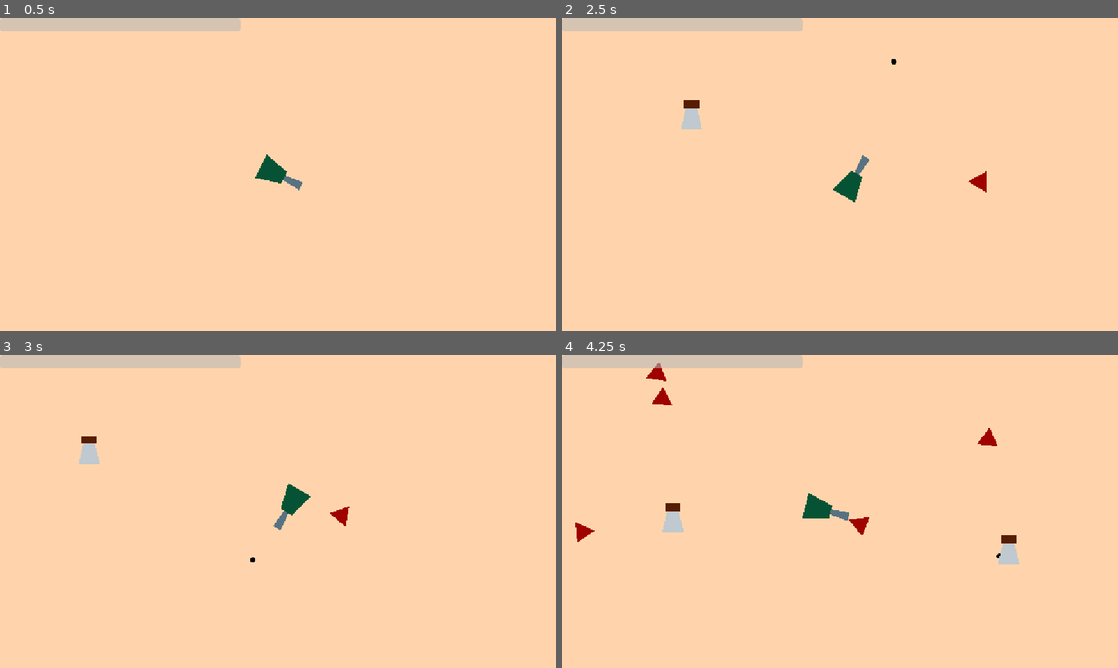
Above: before the commit, frames 1-4 (two rows, left to right).
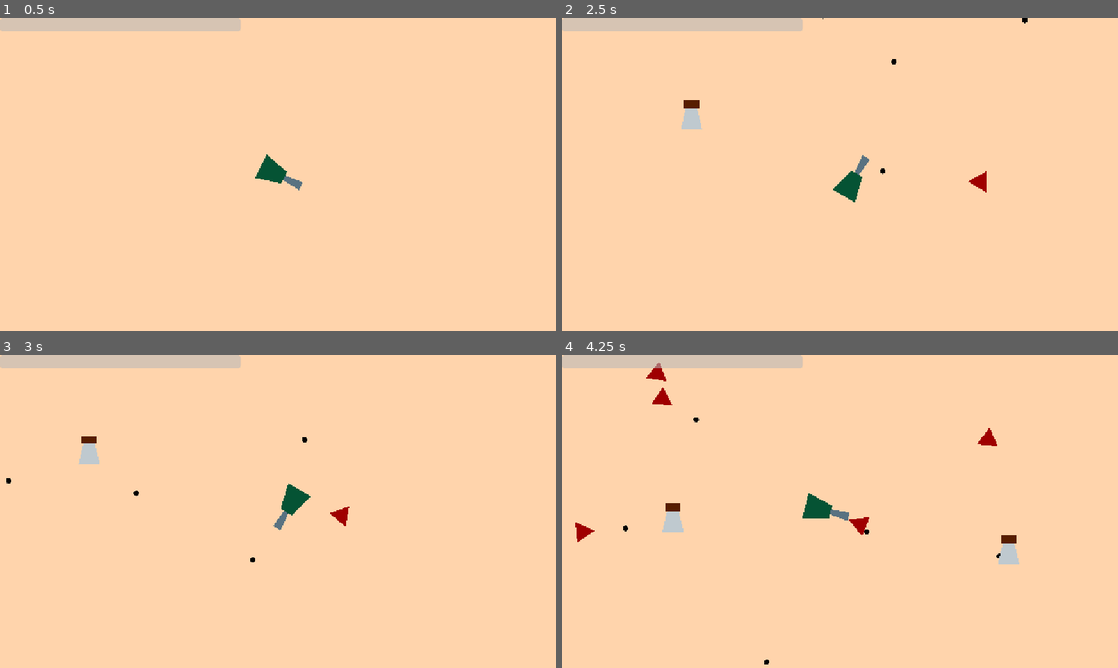
Above: after the commit, the same moments.

Repository: Crash-Out-Engine/NUS-Orbital-2025
Game: Godot game, scene res://scenes/game.tscn
Same seed, same stepped clock (60 frames per second), same inputs: the game is played once before the commit and once after it.
Inputs (mouse positions are in pixels of both pictures, inside the frame that each line leads up to):
- Up to frame 1 (0.5 s): no input
- Up to frame 2 (2.5 s): tap Enter at 0.5 s; move the mouse to (962, 158) at 0.52 s; hold D (right) 0.53-1.28 s; click (962, 158) at 0.6 s; move the mouse to (728, 190) at 1.27 s; hold S (down) 1.28-2.03 s; tap Shift (add turret) at 1.35 s; click (728, 190) at 1.55 s; move the mouse to (895, 105) at 2.02 s; hold D (right) from 2.03 s (still down); click (895, 105) at 2.1 s
- Up to frame 3 (3 s): move the mouse to (250, 574) at 2.77 s; release D (right) at 2.78 s; hold W (up) from 2.78 s (still down); click (250, 574) at 2.85 s
- Up to frame 4 (4.25 s): move the mouse to (1006, 558) at 3.52 s; release W (up) at 3.53 s; hold A (left) from 3.53 s (still down); hold Shift (add turret) from 3.53 s (still down); click (1006, 558) at 3.8 s

Frame 1 is identical in both runs. In frame 2, less than 0.1% of the frame differs, in the area x 46-84%, y 0-50%; in frame 3, less than 0.1%; in frame 4, less than 0.1%, in the area x 11-56%, y 20-99%.

Commit message:
feat: enemies can shoot projectiles

Diff:
--- a/components/effectable/entity/ranged_cooldown.gd
+++ b/components/effectable/entity/ranged_cooldown.gd
@@ -6,13 +6,13 @@
 var timer: Timer = Timer.new()
 
 func _ready() -> void:
-    value = ranged_cooldown
-    timer.one_shot = true
-    add_child(timer)
+	value = ranged_cooldown
+	timer.one_shot = true
+	add_child(timer)
 
 func try_ranged() -> bool:
-    if timer.is_stopped():
-        timer.start(value)
-        return true
-    else:
-        return false
+	if timer.is_stopped():
+		timer.start(value)
+		return true
+	else:
+		return false
--- a/components/ranged.gd
+++ b/components/ranged.gd
@@ -1,22 +1,40 @@
+@tool
 class_name Ranged extends Node2D
 
 var bullet_scene = preload("res://scenes/bullet.tscn")
 
-@export var ranged_cooldown: RangedCooldown
-@export var ranged_damage: float
-@export var barrel: Node2D
+@export var ranged_cooldown: RangedCooldown:
+	set(value):
+		ranged_cooldown = value
+		update_configuration_warnings()
+@export var ranged_damage: float = 0.0
+@export var barrel: Node2D:
+	set(value):
+		barrel = value
+		update_configuration_warnings()
+@export var target: Node2D
 @export var group: String
+@export var effects: Array[Effect] = []
 
-var is_active: bool = false
+var _is_active: bool = false
+
+func _get_configuration_warnings() -> PackedStringArray:
+	var warnings = []
+	if ranged_cooldown == null:
+		warnings.append("Ranged Cooldown must be specified.")
+	if barrel == null:
+		warnings.append("Barrel must be specified.")
+	return warnings
 
 func set_active(active: bool):
-	is_active = active
+	_is_active = active
 
-func _physics_process(delta: float) -> void:
-	if is_active and ranged_cooldown.try_ranged():
+func _physics_process(_delta: float) -> void:
+	if _is_active and ranged_cooldown.try_ranged():
 		var bullet = bullet_scene.instantiate()
+		bullet.effects.append_array(effects)
 		bullet.group = group
 		bullet.global_position = barrel.global_position
-		bullet.direction = barrel.global_position.angle_to_point(get_global_mouse_position())
+		bullet.direction = global_position.angle_to_point(target.global_position if target != null else get_global_mouse_position())
 
 		$/root/Game.add_child(bullet)
--- a/scenes/enemy.tscn
+++ b/scenes/enemy.tscn
@@ -7,6 +7,8 @@
 [ext_resource type="Script" uid="uid://bx0i0x84j70ct" path="res://components/melee.gd" id="5_nenq2"]
 [ext_resource type="Script" uid="uid://dg8nexsbyn4fv" path="res://components/effectable/entity/melee_cooldown.gd" id="6_nenq2"]
 [ext_resource type="Script" uid="uid://4u7ojuepy3ur" path="res://components/effectable/entity/melee_damage.gd" id="7_ipns3"]
+[ext_resource type="Script" uid="uid://bqsxrr4x407ln" path="res://components/ranged.gd" id="8_md484"]
+[ext_resource type="Script" uid="uid://bacaht0aiera8" path="res://components/effectable/entity/ranged_cooldown.gd" id="9_ipns3"]
 
 [sub_resource type="CircleShape2D" id="CircleShape2D_8tegq"]
 radius = 16.0
@@ -48,3 +50,16 @@
 
 [node name="MeleeDamage" type="Node" parent="."]
 script = ExtResource("7_ipns3")
+
+[node name="Ranged" type="Node2D" parent="." node_paths=PackedStringArray("ranged_cooldown", "barrel")]
+script = ExtResource("8_md484")
+ranged_cooldown = NodePath("../RangedCooldown")
+ranged_damage = 0.1
+barrel = NodePath("..")
+group = "enemies"
+metadata/_custom_type_script = "uid://bqsxrr4x407ln"
+
+[node name="RangedCooldown" type="Node" parent="."]
+script = ExtResource("9_ipns3")
+ranged_cooldown = 1.5
+metadata/_custom_type_script = "uid://bacaht0aiera8"
--- a/scripts/bullet.gd
+++ b/scripts/bullet.gd
@@ -6,11 +6,7 @@
 
 var group: String
 
-var effects: Array[Effect] = [
-	MovementEffect.create_freeze(1.0),
-	HealthEffect.create_lasting(6, 4, 1),
-	HealthEffect.create_instant(3.0),
-]
+var effects: Array[Effect] = []
 
 func _physics_process(_delta: float) -> void:
 	global_position += Vector2.from_angle(direction) * SPEED
@@ -21,6 +17,7 @@
 
 func _on_body_entered(body: Node2D) -> void:
 	if body.get_node_or_null(^"./Hitbox") != null and not body.is_in_group(group):
+		print(effects)
 		for effect in effects:
 			body.get_node_or_null(^"./Hitbox").trigger(effect)
 		queue_free()
--- a/scripts/enemy.gd
+++ b/scripts/enemy.gd
@@ -3,6 +3,7 @@
 var explosion_scene = preload("res://scenes/explosion.tscn")
 
 @onready var player = $/root/Game/Player
+@onready var ranged = $Ranged
 
 var direction: Callable = func(_delta: float) -> Vector2:
 	return global_position.direction_to(player.global_position)
@@ -12,6 +13,8 @@
 func _ready() -> void:
 	$Health.just_emptied.connect(die)
 	$Health.just_reduced.connect(bleed)
+	$Ranged.target = $/root/Game/Player
+	$Ranged.set_active(true)
 
 func _physics_process(_delta: float) -> void:
 	look_at(player.global_position)
--- a/scripts/player.gd
+++ b/scripts/player.gd
@@ -16,6 +16,11 @@
 
 func _ready() -> void:
 	healthChanged.emit(1.0)
+	ranged.effects.append_array([
+		MovementEffect.create_freeze(1.0),
+		HealthEffect.create_lasting(6, 4, 1),
+		HealthEffect.create_instant(3.0),
+	])
 
 func _physics_process(_delta: float) -> void:
 	look_at(get_global_mouse_position())
Not shown: 1 places in scenes/enemy.tscn that only renumber resources
